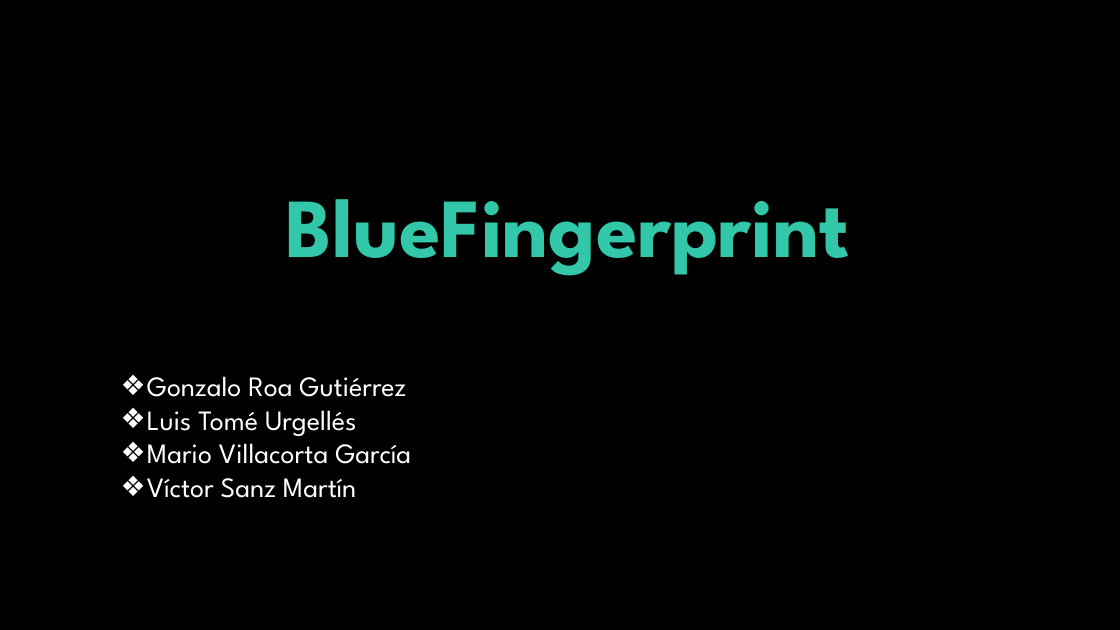
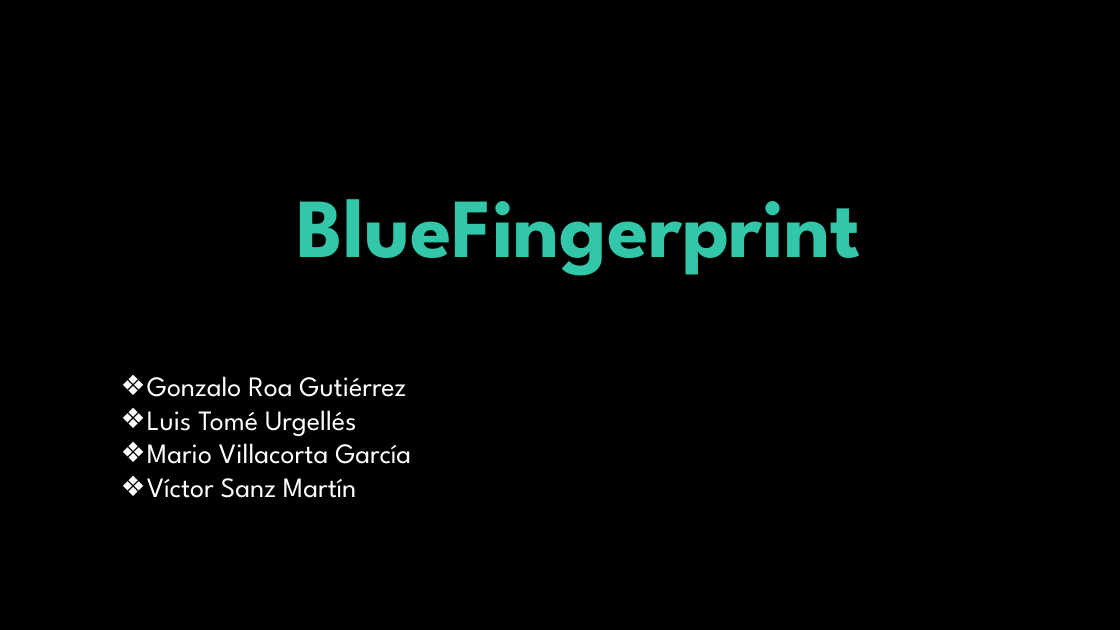
Before and after one commit to UVaNoobs/BlueFingerprint, a slide deck: slide 1 of PresentaciónFinal.pptx. Drawn at 1120x630 pixels with LibreOffice and Linux fonts; fonts in the diff are those of the drawing; background and template pictures are left out. Boxes give left, top, right and bottom in pixels: in the first picture for what was removed or moved away, otherwise in the second. Text is boxed around its words. In the diff, an @@ line names an element or a change of style, - is before the commit and + after.

```diff
--- a/PresentaciónFinal.pptx
+++ b/PresentaciónFinal.pptx
@@ text "BlueFingerprint": place and size @@
-text "BlueFingerprint" at [285,199,850,276]
+text "BlueFingerprint" at [296,199,861,276]
```
Also in this commit, not shown: 4 other slides changed, 2 slides added, 1 slide removed.
